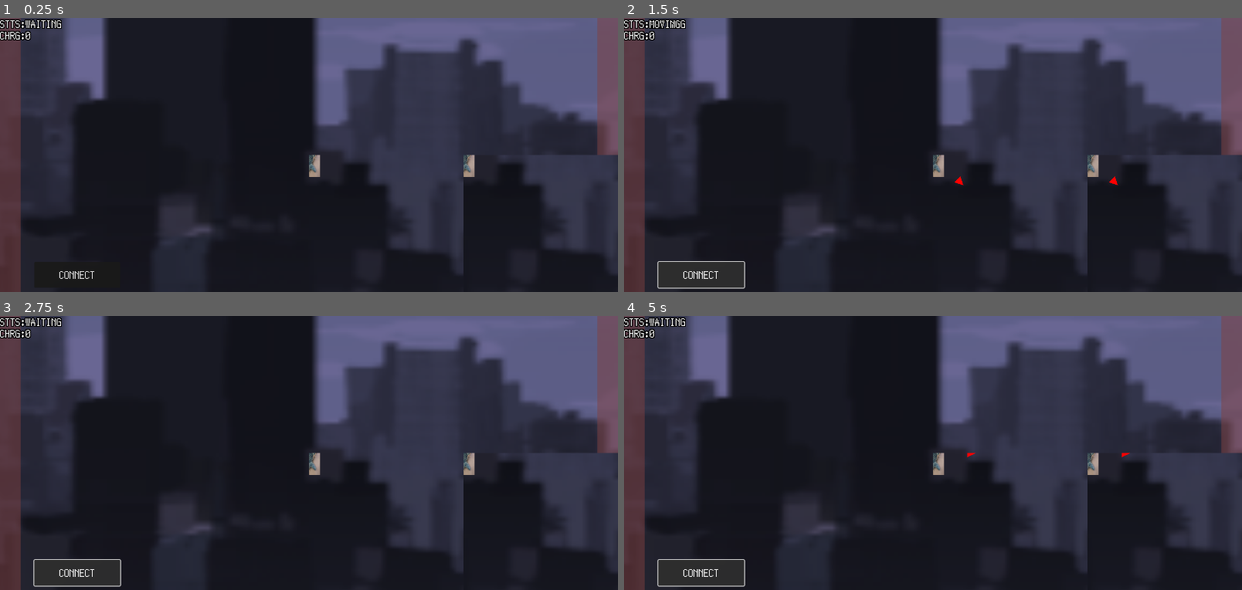
Above: before the commit, frames 1-4 (two rows, left to right).
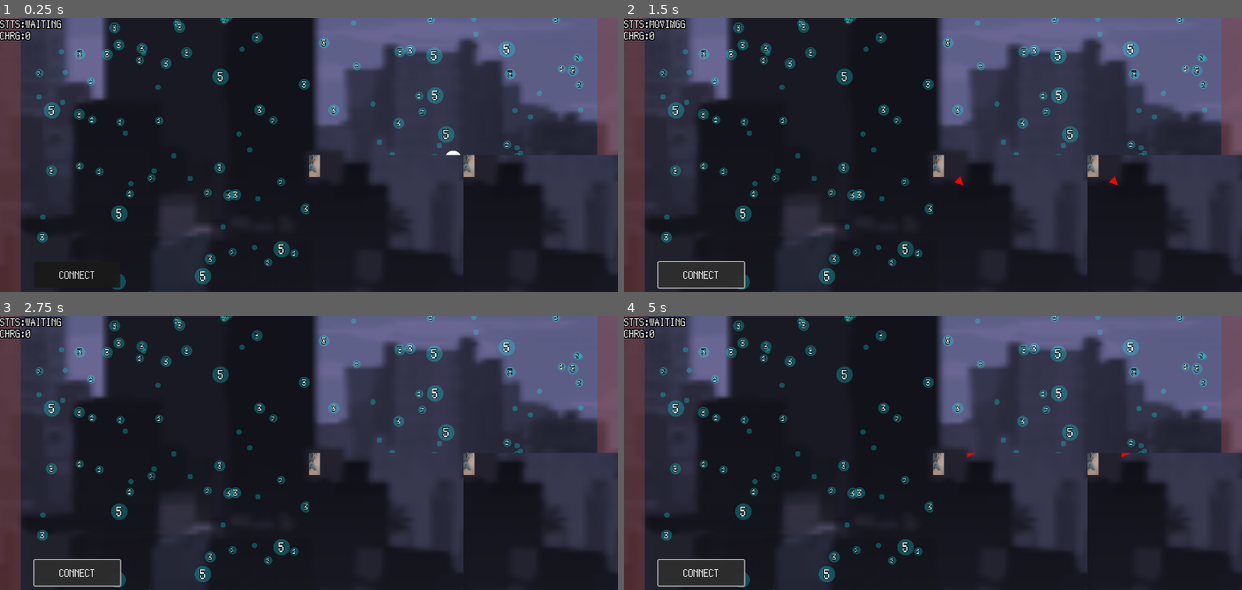
Above: after the commit, the same moments.

Repository: kamikoloss/sharking
Game: Godot game, scene res://scenes/debug.tscn
The game is run twice, just before and just after one commit, with the same random seed, the same clock (stepped at 60 frames per second) and the same inputs. This scene is started directly instead of the project's main scene.
Inputs:
- Up to frame 1 (0.25 s): no input
- Up to frame 2 (1.5 s): click "CONNECT" at 1.25 s
- Up to frame 3 (2.75 s): no input
- Up to frame 4 (5 s): no input

The runs differ from the first frame. In frame 1, 3.7% of the frame differs, in the area x 5-95%, y 0-100%; in frame 2, 3.7%; in frame 3, 3.7%; in frame 4, 3.7%.
Error before the commit: Trying to assign value of type 'Area2D' to a variable of type 'exp.gd'. (res://scripts/level.gd:51)

Commit message:
instantiate に失敗する不具合を修正した (_init の引数を任意にした)

Diff:
--- a/scenes/hero.tscn
+++ b/scenes/hero.tscn
@@ -11,12 +11,15 @@
 
 [node name="Hero" type="Area2D" node_paths=PackedStringArray("_sprite", "_level_label", "_arrow", "_arrow_square", "_arrow_square_ct", "_arrow_square_bg")]
 script = ExtResource("1_ifnkb")
+is_local = null
 _sprite = NodePath("Sprite2D")
 _level_label = NodePath("Control/Level")
 _arrow = NodePath("Control/Arrow")
 _arrow_square = NodePath("Control/Arrow/Square")
 _arrow_square_ct = NodePath("Control/Arrow/SquareCt")
 _arrow_square_bg = NodePath("Control/Arrow/SquareBg")
+_direction_rotation_speed_default = null
+_charge_duration_default = null
 
 [node name="CollisionShape2D" type="CollisionShape2D" parent="."]
 shape = SubResource("CircleShape2D_lxfer")
--- a/scripts/exp.gd
+++ b/scripts/exp.gd
@@ -18,7 +18,7 @@
 		return _die_tween
 
 
-func _init(point: int, position: Vector2) -> void:
+func _init(point: int = 0, position: Vector2 = Vector2.ZERO) -> void:
 	self.point = point
 	self.position = position
 
--- a/scripts/server.gd
+++ b/scripts/server.gd
@@ -21,6 +21,7 @@
 	var exps = _level.get_exps_to_limit()
 	_level.spawn_exps(exps)
 
+	# サーバー開始
 	_parse_args()
 	_start_server()
 
